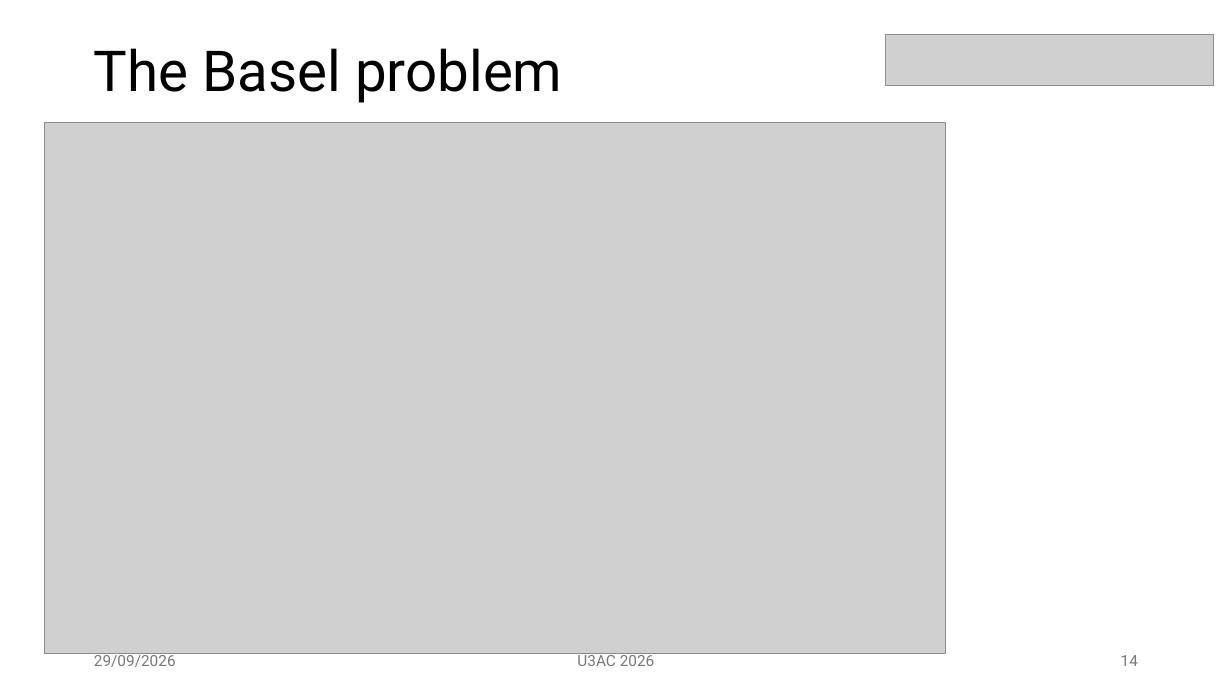
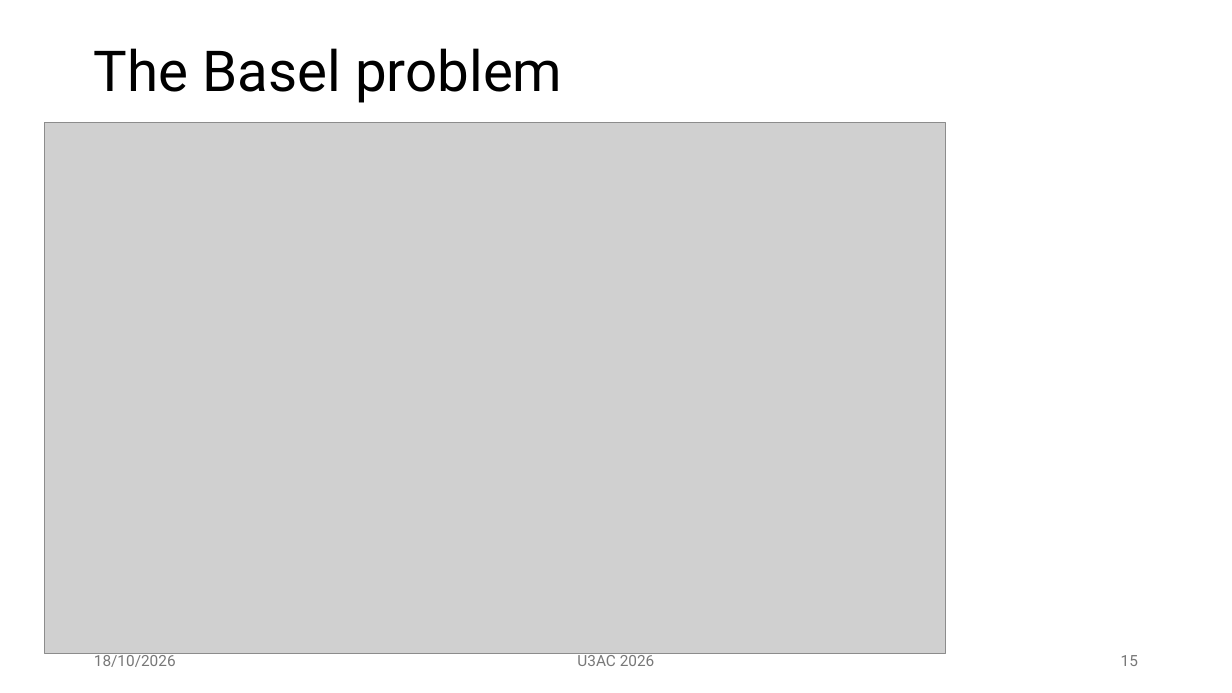
Before and after one commit to mm002a/U3AC, a slide deck: slide 15 of U3AC.Lec1.1.pptx (slide 14 before the commit). Drawn at 1232x693 pixels with LibreOffice and Linux fonts; fonts in the diff are those of the drawing; grey boxes stand for pictures. Boxes give left, top, right and bottom in pixels: in the first picture for what was removed or moved away, otherwise in the second. Text is boxed around its words. In the diff, an @@ line names an element or a change of style, - is before the commit and + after.

```diff
--- a/U3AC.Lec1.1.pptx
+++ b/U3AC.Lec1.1.pptx
@@ picture removed at (885, 34, 1214, 85) @@
@@ text at (94, 653, 176, 667): text changed @@
-29/09/2026
+18/10/2026
@@ page number at (1121, 655, 1138, 666): text changed @@
-14
+15
```
Also in this commit, not shown: 35 other slides changed, 6 slides added.
